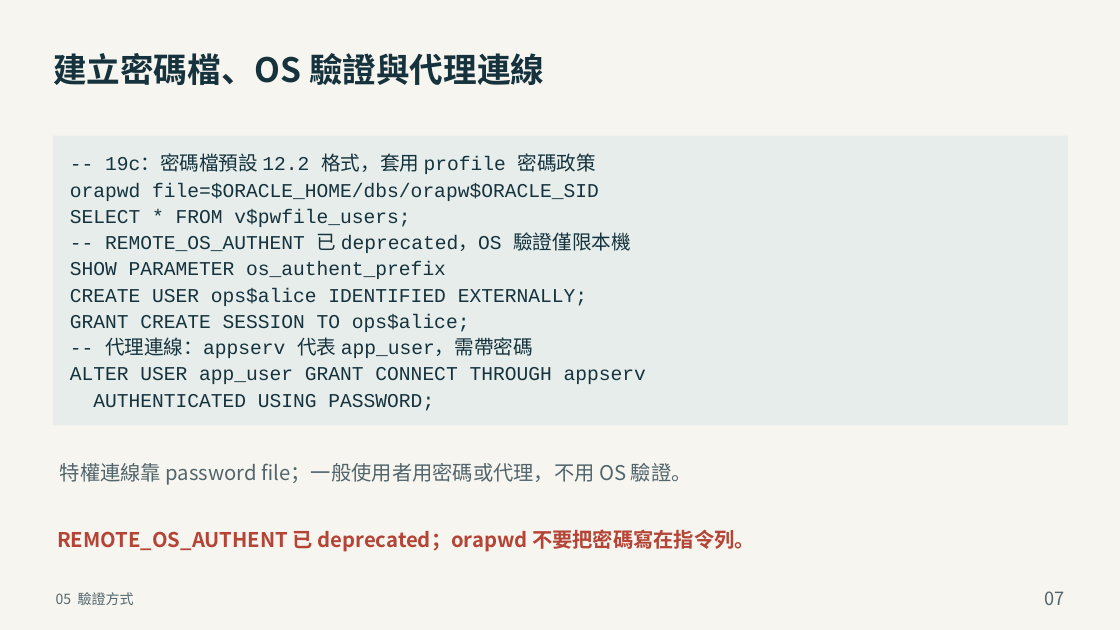
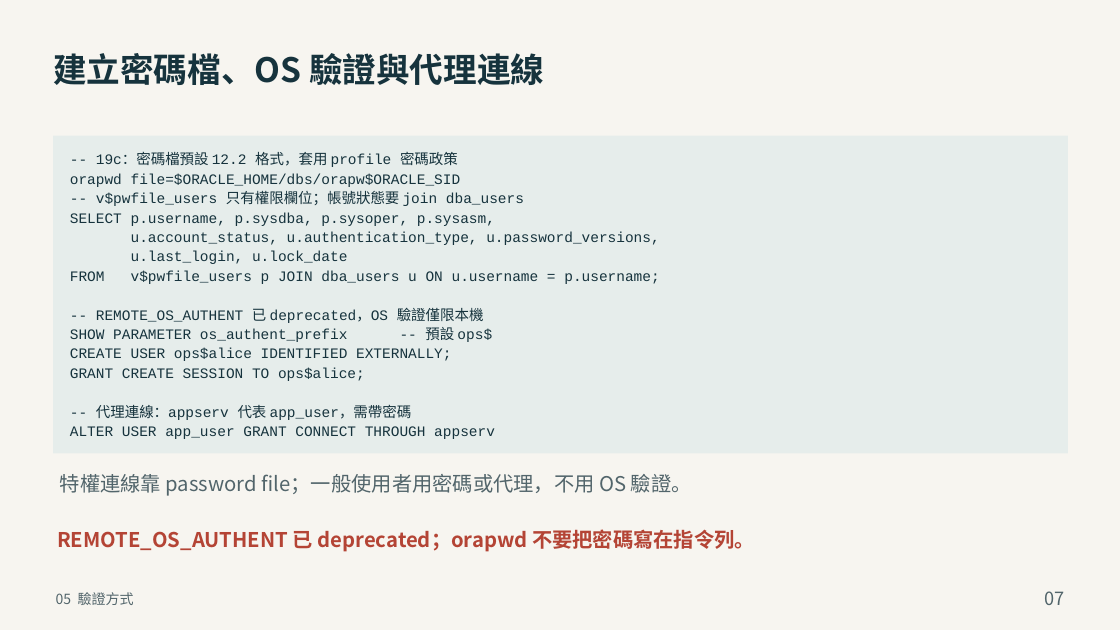
Before and after one commit to YouAreTheBlueSky/Oracle-DBA-Training-Docs, a slide deck: slide 7 of deliver_beginner/05_Oracle_DBA_安全性管理.pptx. Drawn at 1120x630 pixels with LibreOffice and Linux fonts; fonts in the diff are those of the drawing. Boxes give left, top, right and bottom in pixels: in the first picture for what was removed or moved away, otherwise in the second. Text is boxed around its words. In the diff, an @@ line names an element or a change of style, - is before the commit and + after.

```diff
--- a/deliver_beginner/05_Oracle_DBA_安全性管理.pptx
+++ b/deliver_beginner/05_Oracle_DBA_安全性管理.pptx
@@ rectangle resized from (x1=53, y1=136, x2=1068, y2=425) to (x1=53, y1=136, x2=1068, y2=454) @@
@@ text at (x1=70, y1=152, x2=495, y2=439): size 21 to 15.5 pt in "-- 19c：密碼檔預設 12.2 格式，套用 profile 密碼政策", "orapwd file=$ORACLE_HOME/dbs/orapw$ORACLE_SID", "-- REMOTE_OS_AUTHENT 已 deprecated，OS 驗證僅限本機", "CREATE USER ops$alice IDENTIFIED EXTERNALLY;" and 3 more places; line spacing 28.1pt to 20.8pt @@
@@ text at (x1=70, y1=191, x2=659, y2=284): text changed; size 21 to 15.5 pt @@
-SELECT * FROM v$pwfile_users;
+-- v$pwfile_users 只有權限欄位；帳號狀態要 join dba_users
+SELECT p.username, p.sysdba, p.sysoper, p.sysasm,
+u.account_status, u.authentication_type, u.password_versions,
+u.last_login, u.lock_date
+FROM v$pwfile_users p JOIN dba_users u ON u.username = p.username;
@@ text at (x1=70, y1=327, x2=492, y2=342): text changed; size 21 to 15.5 pt @@
-SHOW PARAMETER os_authent_prefix
+SHOW PARAMETER os_authent_prefix -- 預設 ops$
@@ text at (x1=93, y1=394, x2=434, y2=411): paragraph removed @@
-AUTHENTICATED USING PASSWORD;
@@ text "特權連線靠 password file；一般使用者用密碼或代理，不用 OS 驗證。" moved from (x1=60, y1=463, x2=692, y2=485) to (x1=60, y1=474, x2=692, y2=496) @@
```
Also in this commit, not shown: 4 other slides changed, 7 other files.
